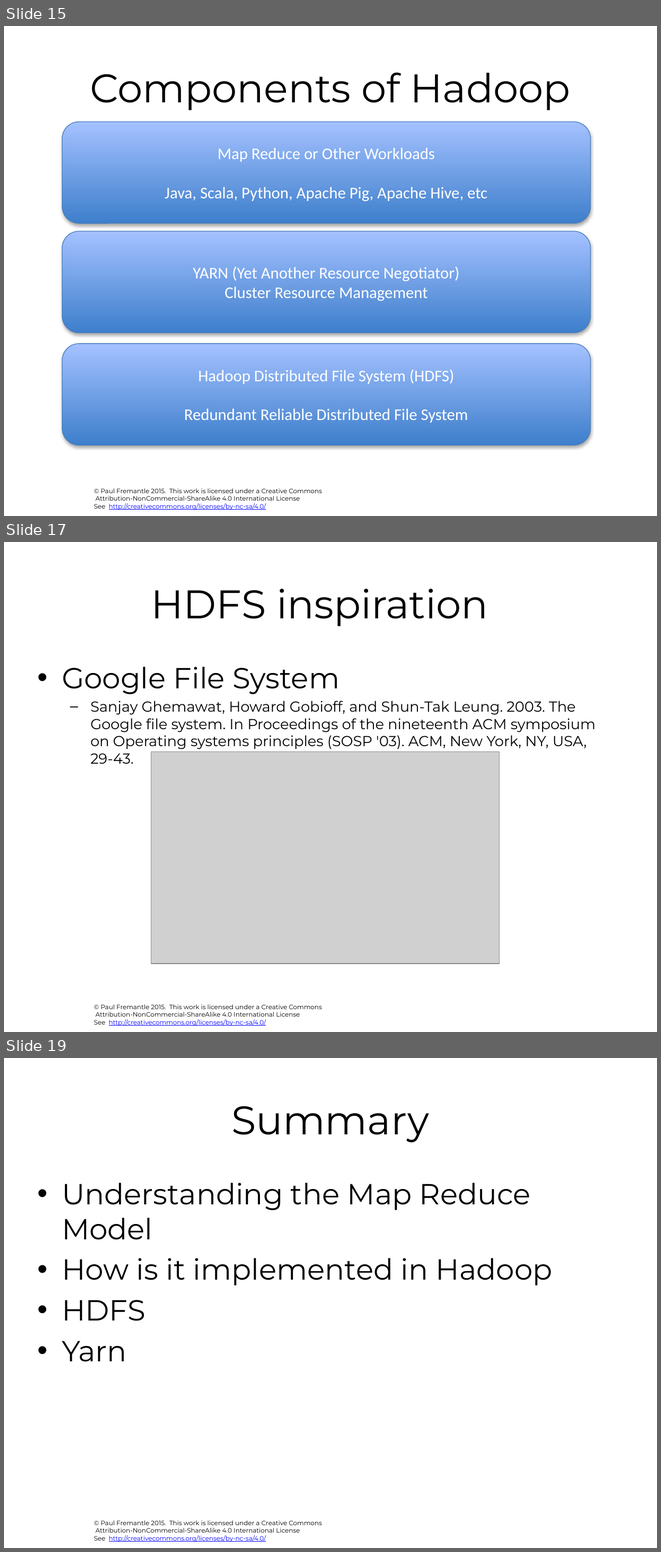
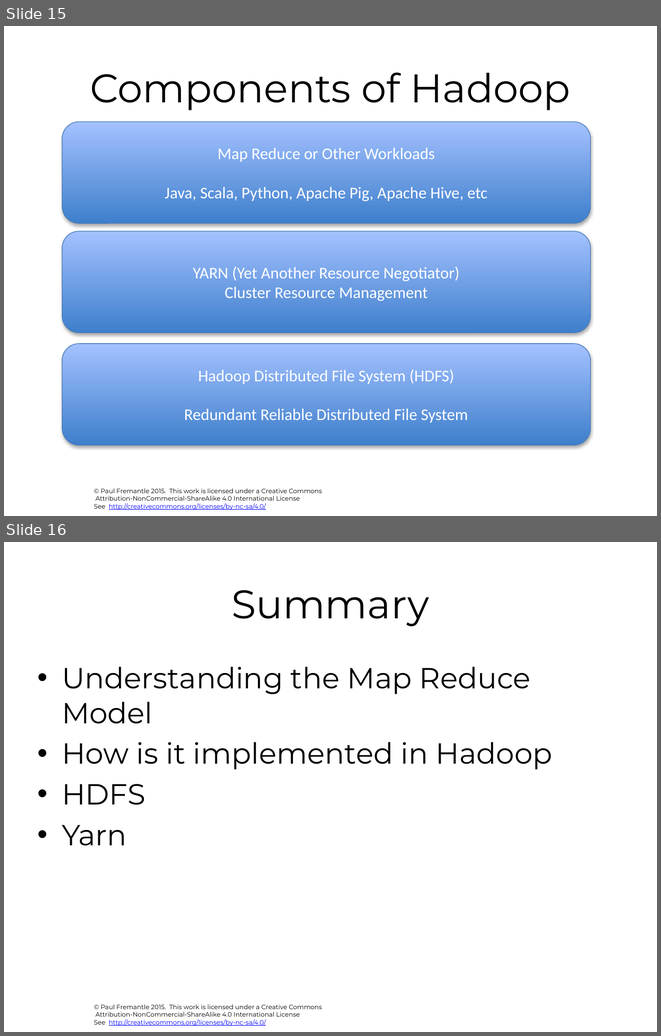
Before and after one commit to pzfreo/big, a slide deck: pres-source/02-map-reduce.pptx. Shown one above the other, each under a label of ours: slides 15, 17 and 19 before the commit, slides 15 and 16 after it; the slides between them are not shown. The pictures are 661x1552 and 661x1036 pixels, drawn with LibreOffice and Linux fonts; fonts in the diff are those of the drawing; grey boxes stand for pictures; background and template pictures are left out. Boxes give left, top, right and bottom in pixels: in the first picture for what was removed or moved away, otherwise in the second. Text is boxed around its words. In the diff, an @@ line names an element or a change of style, - is before the commit and + after.

```diff
--- a/pres-source/02-map-reduce.pptx
+++ b/pres-source/02-map-reduce.pptx
@@ slide 17 removed at [4, 542, 657, 1032], background #FFFFFF; not listed: 1 template element that a slide beside it also shows @@
@@ title removed at [151, 589, 488, 626] @@
-HDFS inspiration
@@ text removed at [62, 667, 595, 764] @@
-• Google File System
-  – Sanjay Ghemawat, Howard Gobioff, and Shun-Tak Leung. 2003. The Google file system. In Proceedings of the nineteenth ACM symposium on Operating systems principles (SOSP '03). ACM, New York, NY, USA, 29-43.
@@ picture removed at [151, 751, 499, 963] @@
@@ what was slide 19 is now slide 16 @@
```
Also in this commit, not shown: 6 other slides removed, 31 other files.
